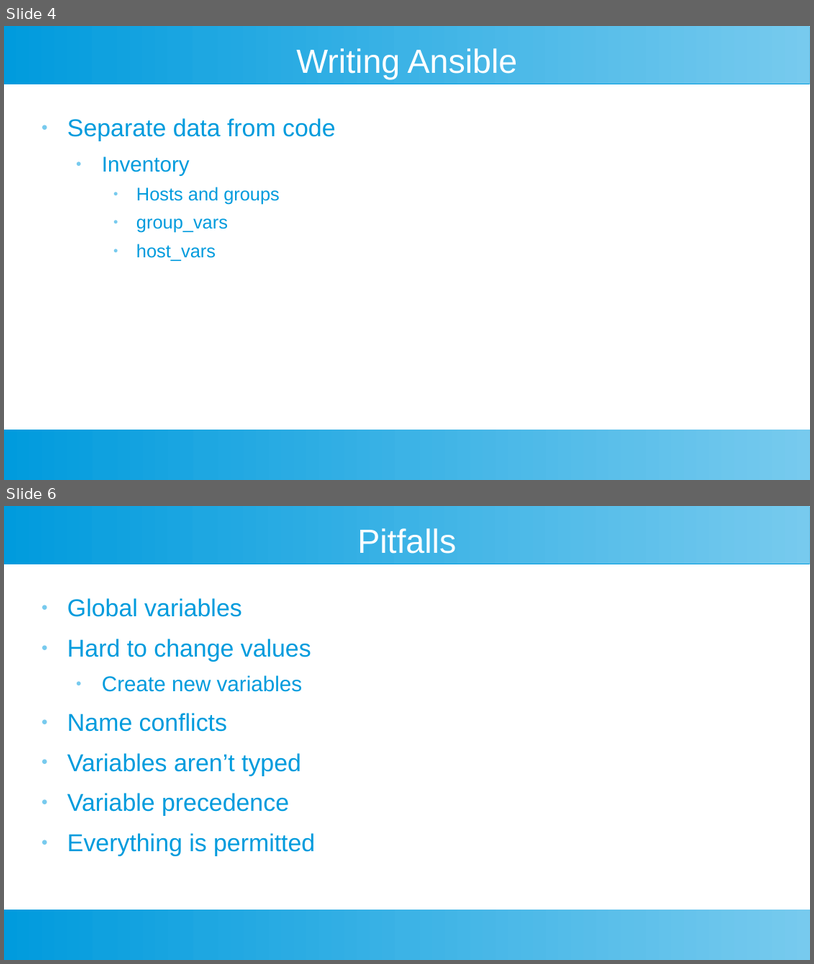
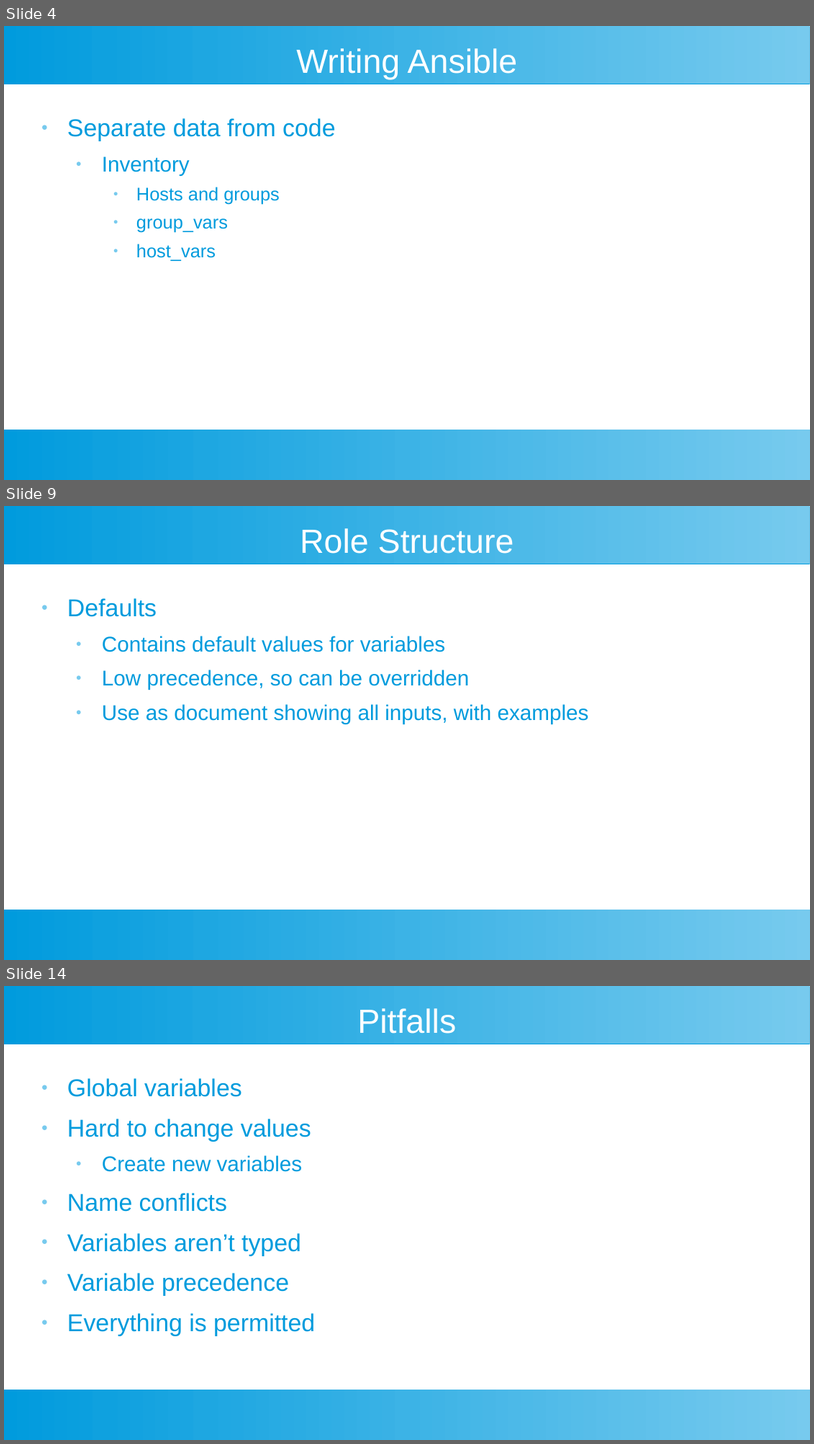
Before and after one commit to riffraff169/ansible-training, a slide deck: docs/ansible-slides.odp. Shown one above the other, each under a label of ours: slides 4 and 6 before the commit, slides 4, 9 and 14 after it; the slides between them are not shown. The pictures are 814x964 and 814x1444 pixels, drawn with LibreOffice and Linux fonts; fonts in the diff are those of the drawing. Boxes give left, top, right and bottom in pixels: in the first picture for what was removed or moved away, otherwise in the second. Text is boxed around its words. In the diff, an @@ line names an element or a change of style, - is before the commit and + after.

```diff
--- a/docs/ansible-slides.odp
+++ b/docs/ansible-slides.odp
@@ slide 9 added at [4,506,810,960], background #FFFFFF; not listed: 2 template elements that a slide beside it also shows @@
@@ title added at [300,528,514,554], 33 pt, text #FFFFFF @@
+Role Structure
@@ text added at [67,598,589,724], 21 pt, text #009BDD @@
+● Defaults
+  ● Contains default values for variables
+  ● Low precedence, so can be overridden
+  ● Use as document showing all inputs, with examples
@@ what was slide 6 is now slide 14 @@
```
Also in this commit, not shown: 1 slide changed, 8 other slides added, 1 other file.
